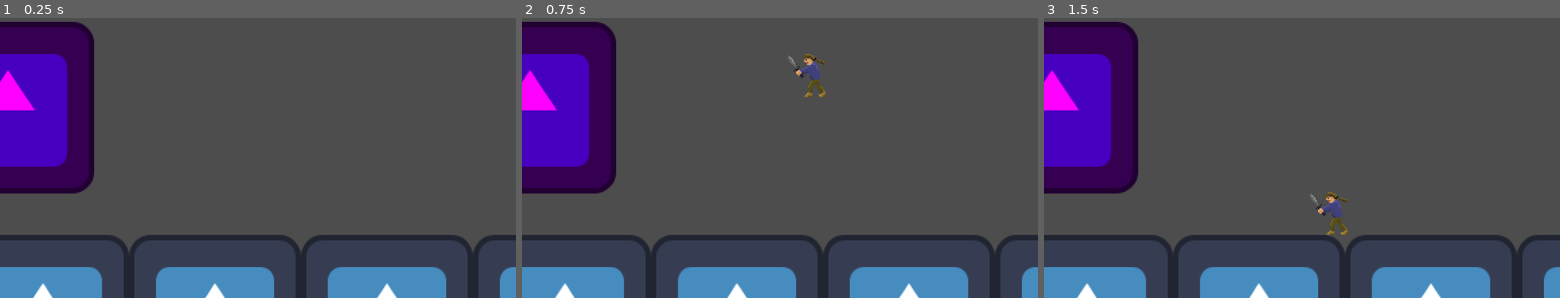
Above: before the commit, frames 1-3 (left to right).
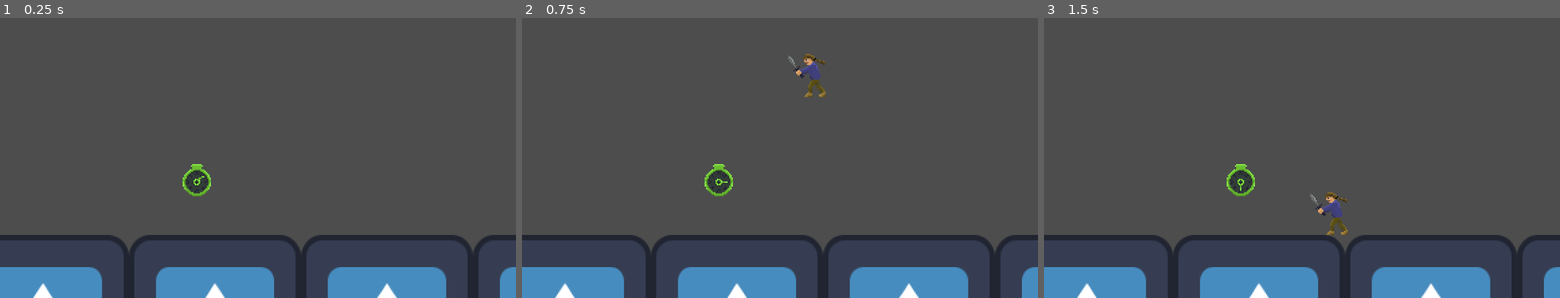
Above: after the commit, the same moments.

Repository: Justiniscoding/HavenHamilton
Game: Godot game, scene res://Scenes/game.tscn
The game is run twice, just before and just after one commit, with the same random seed, the same clock (stepped at 60 frames per second) and the same inputs. The engine's default icon, where the game draws it, is replaced by a stand-in: a white triangle on a blue panel in a dark square.
Inputs:
- Up to frame 1 (0.25 s): no input
- Up to frame 2 (0.75 s): tap Enter at 0.5 s; tap S (down2) at 0.6 s
- Up to frame 3 (1.5 s): tap Space at 1.25 s; tap S (down2) at 1.35 s

The runs differ from the first frame. In frame 1, 12% of the frame differs, in the area x 0-41%, y 1-64%; in frame 2, 12%; in frame 3, 12%.

Commit message:
gitignore uid files and add sprite to time token

Diff:
--- a/Scenes/TimeToken.tscn
+++ b/Scenes/TimeToken.tscn
@@ -1,19 +1,115 @@
 [gd_scene format=3 uid="uid://b88qmaxe3ua7i"]
 
 [ext_resource type="Script" uid="uid://bgpxdrk2k7myr" path="res://Scripts/time_token.gd" id="1_2ix4a"]
-[ext_resource type="Texture2D" uid="uid://vs61kors6ekh" path="res://icon.svg" id="1_ou2wq"]
+[ext_resource type="Texture2D" uid="uid://c0x4hvy5mhgw1" path="res://Art/Time Token.png" id="2_2ix4a"]
 
 [sub_resource type="CircleShape2D" id="CircleShape2D_4042a"]
-radius = 84.21401
+radius = 11.045361
 
-[node name="Node2D" type="Area2D" unique_id=15822373]
+[sub_resource type="AtlasTexture" id="AtlasTexture_y7djr"]
+atlas = ExtResource("2_2ix4a")
+region = Rect2(352, 0, 32, 32)
+
+[sub_resource type="AtlasTexture" id="AtlasTexture_bru0b"]
+atlas = ExtResource("2_2ix4a")
+region = Rect2(320, 0, 32, 32)
+
+[sub_resource type="AtlasTexture" id="AtlasTexture_eb8kg"]
+atlas = ExtResource("2_2ix4a")
+region = Rect2(288, 0, 32, 32)
+
+[sub_resource type="AtlasTexture" id="AtlasTexture_t0jm8"]
+atlas = ExtResource("2_2ix4a")
+region = Rect2(256, 0, 32, 32)
+
+[sub_resource type="AtlasTexture" id="AtlasTexture_2qt60"]
+atlas = ExtResource("2_2ix4a")
+region = Rect2(224, 0, 32, 32)
+
+[sub_resource type="AtlasTexture" id="AtlasTexture_yp8qq"]
+atlas = ExtResource("2_2ix4a")
+region = Rect2(192, 0, 32, 32)
+
+[sub_resource type="AtlasTexture" id="AtlasTexture_83167"]
+atlas = ExtResource("2_2ix4a")
+region = Rect2(160, 0, 32, 32)
+
+[sub_resource type="AtlasTexture" id="AtlasTexture_0683j"]
+atlas = ExtResource("2_2ix4a")
+region = Rect2(128, 0, 32, 32)
+
+[sub_resource type="AtlasTexture" id="AtlasTexture_7dwiu"]
+atlas = ExtResource("2_2ix4a")
+region = Rect2(96, 0, 32, 32)
+
+[sub_resource type="AtlasTexture" id="AtlasTexture_6raej"]
+atlas = ExtResource("2_2ix4a")
+region = Rect2(64, 0, 32, 32)
+
+[sub_resource type="AtlasTexture" id="AtlasTexture_hmmlp"]
+atlas = ExtResource("2_2ix4a")
+region = Rect2(32, 0, 32, 32)
+
+[sub_resource type="AtlasTexture" id="AtlasTexture_r18bt"]
+atlas = ExtResource("2_2ix4a")
+region = Rect2(0, 0, 32, 32)
+
+[sub_resource type="SpriteFrames" id="SpriteFrames_ou2wq"]
+animations = [{
+"frames": [{
+"duration": 1.0,
+"texture": SubResource("AtlasTexture_y7djr")
+}, {
+"duration": 1.0,
+"texture": SubResource("AtlasTexture_bru0b")
+}, {
+"duration": 1.0,
+"texture": SubResource("AtlasTexture_eb8kg")
+}, {
+"duration": 1.0,
+"texture": SubResource("AtlasTexture_t0jm8")
+}, {
+"duration": 1.0,
+"texture": SubResource("AtlasTexture_2qt60")
+}, {
+"duration": 1.0,
+"texture": SubResource("AtlasTexture_yp8qq")
+}, {
+"duration": 1.0,
+"texture": SubResource("AtlasTexture_83167")
+}, {
+"duration": 1.0,
+"texture": SubResource("AtlasTexture_0683j")
+}, {
+"duration": 1.0,
+"texture": SubResource("AtlasTexture_7dwiu")
+}, {
+"duration": 1.0,
+"texture": SubResource("AtlasTexture_6raej")
+}, {
+"duration": 1.0,
+"texture": SubResource("AtlasTexture_hmmlp")
+}, {
+"duration": 1.0,
+"texture": SubResource("AtlasTexture_r18bt")
+}],
+"loop": 1,
+"name": &"default",
+"speed": 3.0
+}]
+
+[node name="TimeToken" type="Area2D" unique_id=15822373]
 script = ExtResource("1_2ix4a")
 
-[node name="Sprite2D" type="Sprite2D" parent="." unique_id=544040528]
-modulate = Color(1, 0, 1, 1)
-texture = ExtResource("1_ou2wq")
-
 [node name="CollisionShape2D" type="CollisionShape2D" parent="." unique_id=25971077]
+position = Vector2(-0.5, -0.5)
 shape = SubResource("CircleShape2D_4042a")
 
+[node name="AnimatedSprite2D" type="AnimatedSprite2D" parent="." unique_id=387829673]
+texture_filter = 1
+scale = Vector2(-1, 1)
+sprite_frames = SubResource("SpriteFrames_ou2wq")
+autoplay = "default"
+frame_progress = 0.5302956
+
 [connection signal="body_entered" from="." to="." method="_on_body_entered"]
--- a/Scenes/game.tscn
+++ b/Scenes/game.tscn
@@ -33,4 +33,4 @@
 tile_set = SubResource("TileSet_qxrlw")
 
 [node name="Node2D" parent="." unique_id=15822373 instance=ExtResource("3_wrm1d")]
-position = Vector2(38, 545)
+position = Vector2(179, 601)
--- a/Scripts/time_token.gd
+++ b/Scripts/time_token.gd
@@ -28,4 +28,4 @@
 		hasBeenPickedUp = true
 		playerNode = body
 		$CollisionShape2D.set_deferred("disabled", true)
-		$Sprite2D.visible = false
+		$AnimatedSprite2D.visible = false
--- a/project.godot
+++ b/project.godot
@@ -73,6 +73,7 @@
 
 [rendering]
 
+textures/canvas_textures/default_texture_filter=0
 rendering_device/driver.windows="d3d12"
 renderer/rendering_method="gl_compatibility"
 renderer/rendering_method.mobile="gl_compatibility"
Not shown, added: Art/Time Token.png.import
